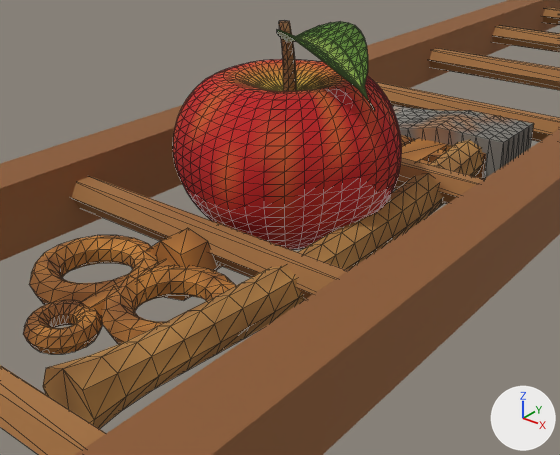
Before and after pictures for a commit that changed the glTF model src/three/models/items.glb.
Rendered twice from a camera (50 mm lens) standing at (0.566, -0.726, 0.446) and looking at (0.022, -0.046, 0.024). The lights are fixed; the arrows at lower right show +X, +Y and +Z. The picture after the commit comes second. Mesh edges are drawn as thin lines.

The first picture shows 'apple', 'axe', 'key', 'ladder'.
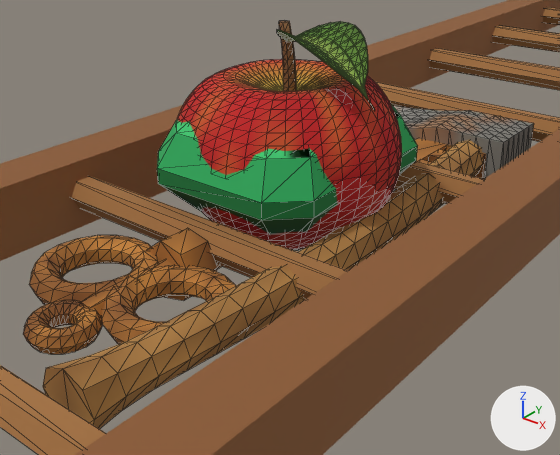
What differs and where, as boxes (x1, y1, x2, y2) in the pictures (560 x 455 px):
'emerald', added (green)
    after: (157, 104, 418, 250)

The edits, one by one:
Mesh me_emerald is new.
It has 40 vertices, 76 faces and spans x -0.12..0.12, y -0.15..0.15, z 0.0..0.18.
It uses material mat_painted.
Object 'emerald' (ob_emerald) is new; it shows me_emerald.
Its location is (0.0, 0.0, 0.0).
